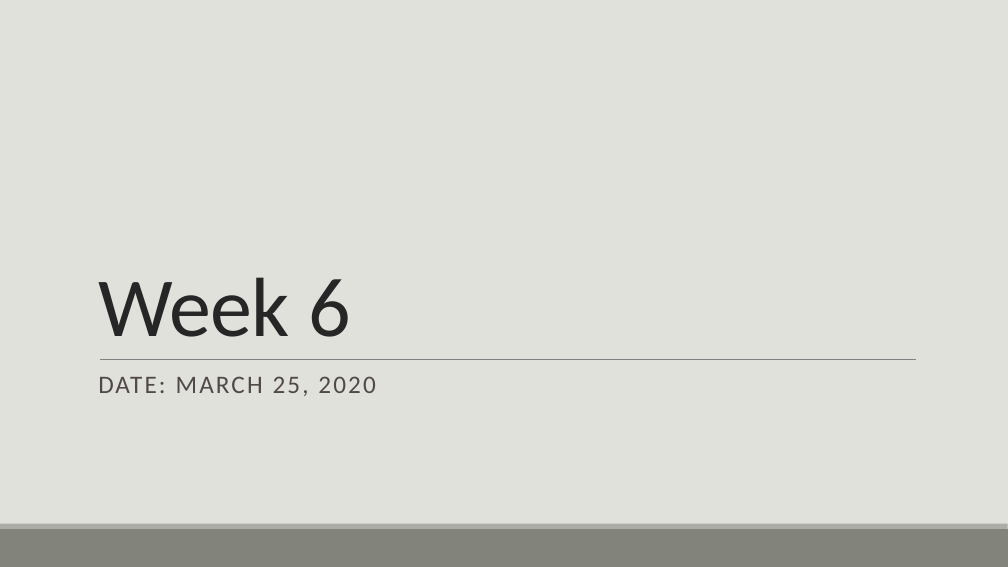
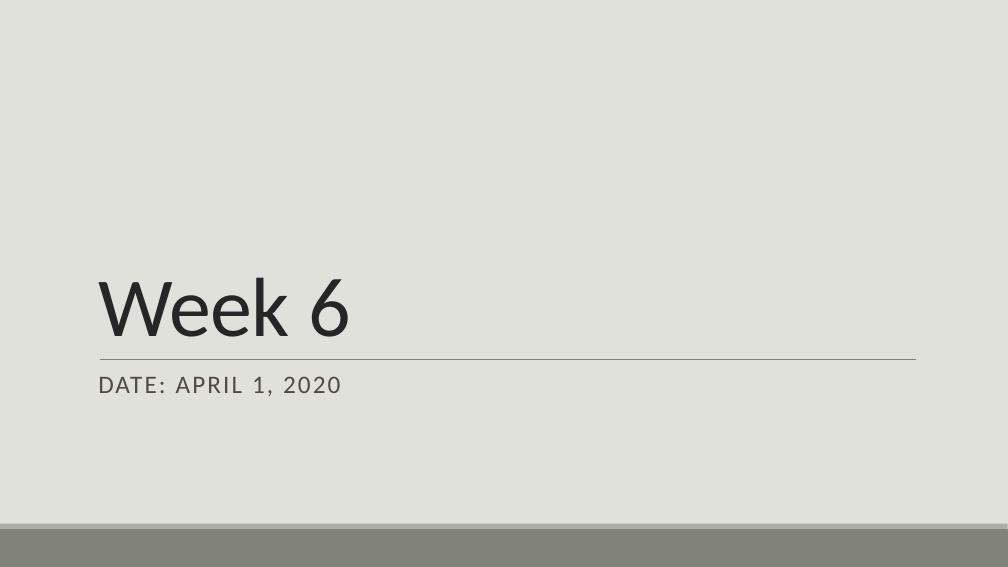
Before and after one commit to casey-whorton-waynestate/public-course-content, a slide deck: slide 69 of Wayne State Course.pptx (slide 70 before the commit). Drawn at 1008x567 pixels with LibreOffice and Linux fonts; fonts in the diff are those of the drawing. Boxes give left, top, right and bottom in pixels: in the first picture for what was removed or moved away, otherwise in the second. Text is boxed around its words. In the diff, an @@ line names an element or a change of style, - is before the commit and + after.

```diff
--- a/Wayne State Course.pptx
+++ b/Wayne State Course.pptx
@@ text at <box>98,376,340,396</box>: text changed @@
-DATE: MARCH 25, 2020
+DATE: APRIL 1, 2020
```
Also in this commit, not shown: 4 other slides changed, 3 slides added, 5 slides removed.
